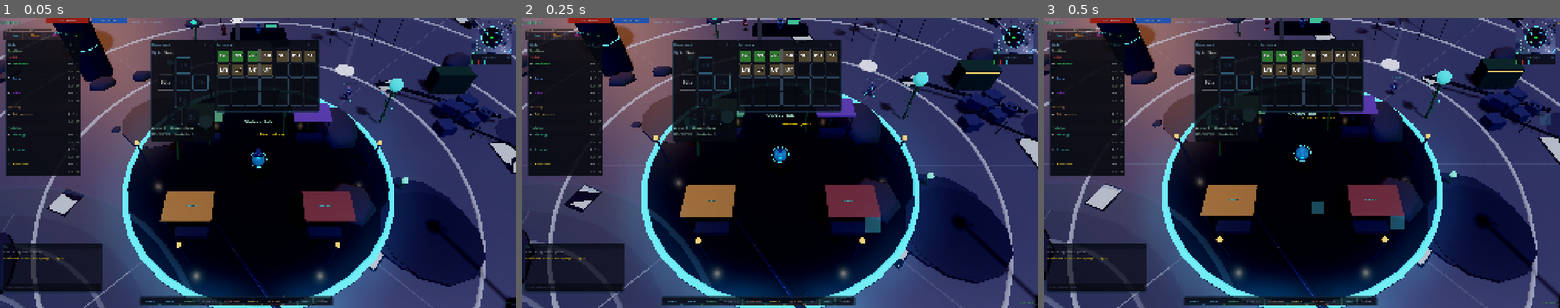
Above: before the commit, frames 1-3 (left to right).
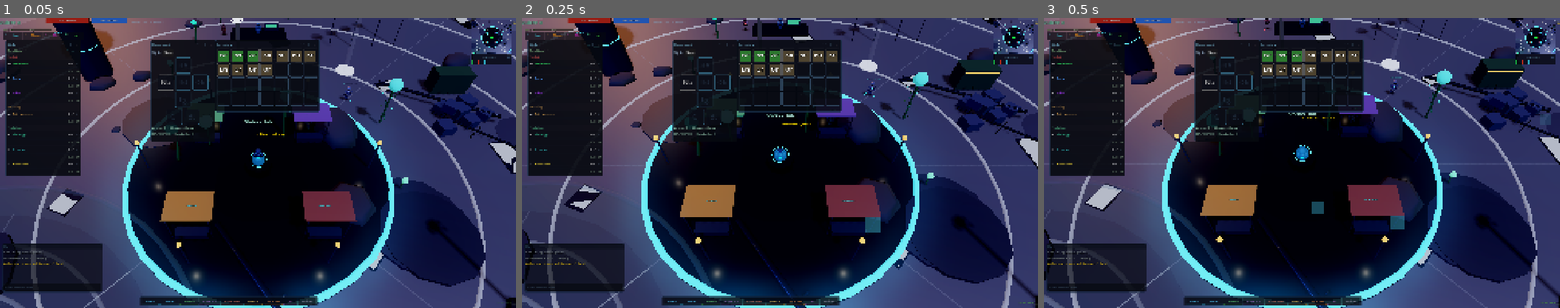
Above: after the commit, the same moments.

Repository: stobieee-bit/Asterian
Game: Godot game, scene res://scenes/main/main.tscn
The game is run twice, just before and just after one commit, with the same random seed, the same clock (stepped at 60 frames per second) and the same inputs.
Inputs:
- Up to frame 1 (0.05 s): no input
- Up to frame 2 (0.25 s): no input
- Up to frame 3 (0.5 s): no input

The runs differ from the first frame. In frame 1, 0.2% of the frame differs, in the area x 0-65%, y 82-100%; in frame 2, 0.2%; in frame 3, 0.2%.

Commit message:
Remove Craft button from action bar
Crafting is accessed via processing stations, not the action bar.

Co-Authored-By: Claude Opus 4.6 <noreply@anthropic.com>

Diff:
--- a/scenes/ui/hud.gd
+++ b/scenes/ui/hud.gd
@@ -769,12 +769,6 @@
 	pet_btn.pressed.connect(func(): _toggle_panel(_pet_panel, "pets"))
 	bar.add_child(pet_btn)
 
-	# Craft button
-	var craft_btn: Button = _make_sci_btn("Craft", 56, Color(0.3, 0.8, 0.9))
-	craft_btn.tooltip_text = "Crafting Recipes"
-	craft_btn.pressed.connect(func(): _toggle_panel(_crafting_panel, "crafting"))
-	bar.add_child(craft_btn)
-
 	# Settings button
 	var set_btn: Button = _make_sci_btn("Settings", 68, Color(0.5, 0.5, 0.6))
 	set_btn.tooltip_text = "Settings"
